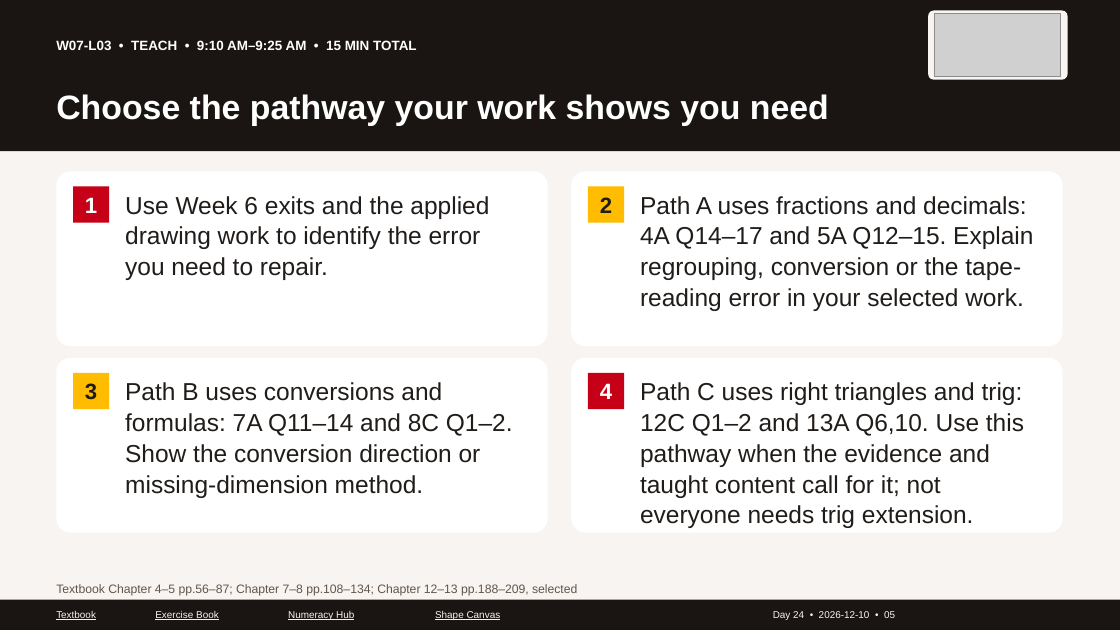
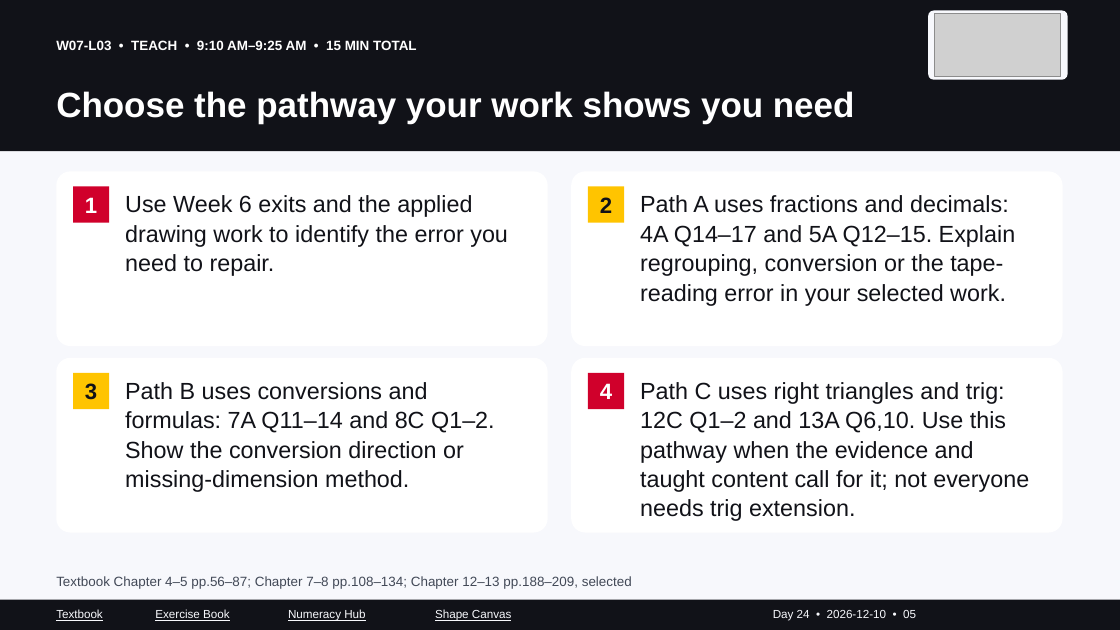
Before and after one commit to GOSTROGIS/access-trades-numeracy, a slide deck: slide 5 of carpentry/intake-141/PowerPoint/Day-24_2026-12-10_Week-7.pptx. Drawn at 1120x630 pixels with LibreOffice and Linux fonts; fonts in the diff are those of the drawing; grey boxes stand for pictures. Boxes give left, top, right and bottom in pixels: in the first picture for what was removed or moved away, otherwise in the second. Text is boxed around its words. In the diff, an @@ line names an element or a change of style, - is before the commit and + after.

Commit message:
Fix slide layout collisions and strengthen colour contrast

```diff
--- a/carpentry/intake-141/PowerPoint/Day-24_2026-12-10_Week-7.pptx
+++ b/carpentry/intake-141/PowerPoint/Day-24_2026-12-10_Week-7.pptx
@@ background #F7F4F1 to #F7F8FC @@
@@ rectangle at bbox=[0, 0, 1120, 151]: fill #1A1512 to #111218 @@
@@ text "Choose the pathway your work ..." at bbox=[56, 91, 855, 124]: size 29 to 30 pt; less space between paragraphs @@
@@ rectangle "1" at bbox=[73, 187, 109, 223]: fill #C60016 to #D0002B @@
@@ rectangle "2" at bbox=[588, 187, 624, 223]: text colour #201C19 to #111218; fill #FFBC00 to #FFC400 @@
@@ rectangle "3" at bbox=[73, 373, 109, 409]: text colour #201C19 to #111218; fill #FFBC00 to #FFC400 @@
@@ rectangle "4" at bbox=[588, 373, 624, 409]: fill #C60016 to #D0002B @@
@@ size 21 to 20 pt, text colour #201C19 to #111218; less space between paragraphs in 4 elements at bbox=[125, 195, 508, 276], bbox=[640, 195, 1016, 306], bbox=[125, 382, 495, 492], bbox=[640, 382, 1029, 521] @@
@@ text "Textbook Chapter 4–5 pp.56–87; Chapter ...": place and size @@
-text "Textbook Chapter 4–5 pp.56–87; Chapter ..." at bbox=[56, 584, 577, 596]
+text "Textbook Chapter 4–5 pp.56–87; Chapter ..." at bbox=[56, 576, 632, 589]
@@ text "Textbook Chapter 4–5 pp.56–87; Chapter ..." at bbox=[56, 576, 632, 589]: size 10.5 to 11.5 pt, text colour #62564B to #424957; less space between paragraphs @@
@@ rectangle at bbox=[0, 600, 1120, 630]: fill #1A1512 to #111218 @@
@@ size 8.5 to 10 pt, text colour #F7F4F1 to #F7F8FC; less space between paragraphs in 5 elements at bbox=[773, 610, 916, 621], bbox=[288, 609, 365, 621], bbox=[435, 609, 511, 621], bbox=[155, 609, 230, 621], bbox=[56, 609, 103, 621] @@
```
Also in this commit, not shown: 50 other slides changed, 51 other files.
